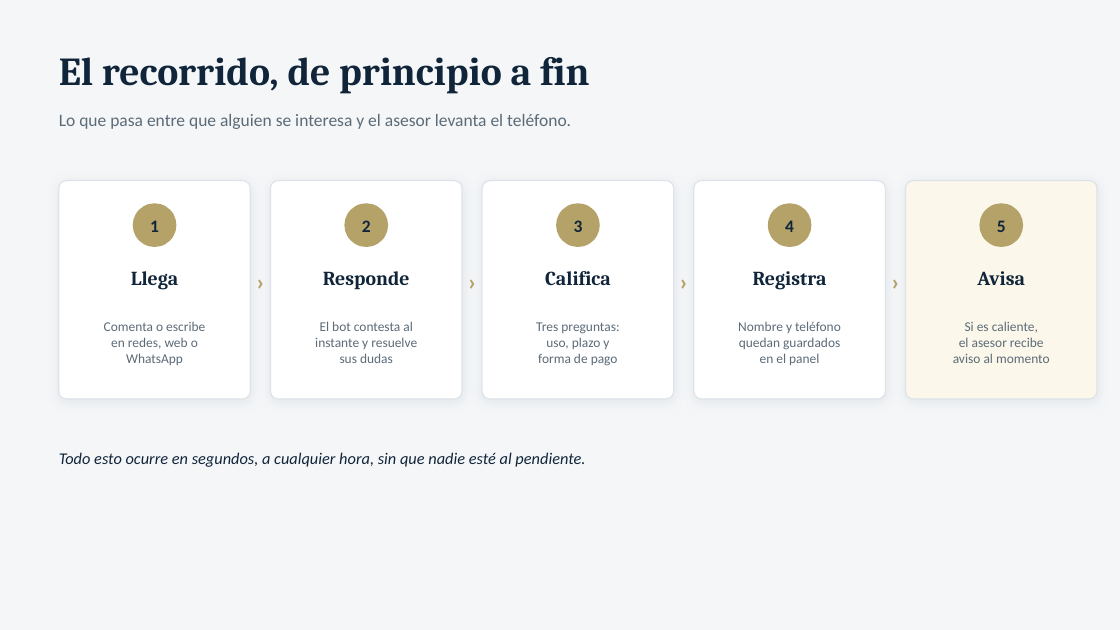
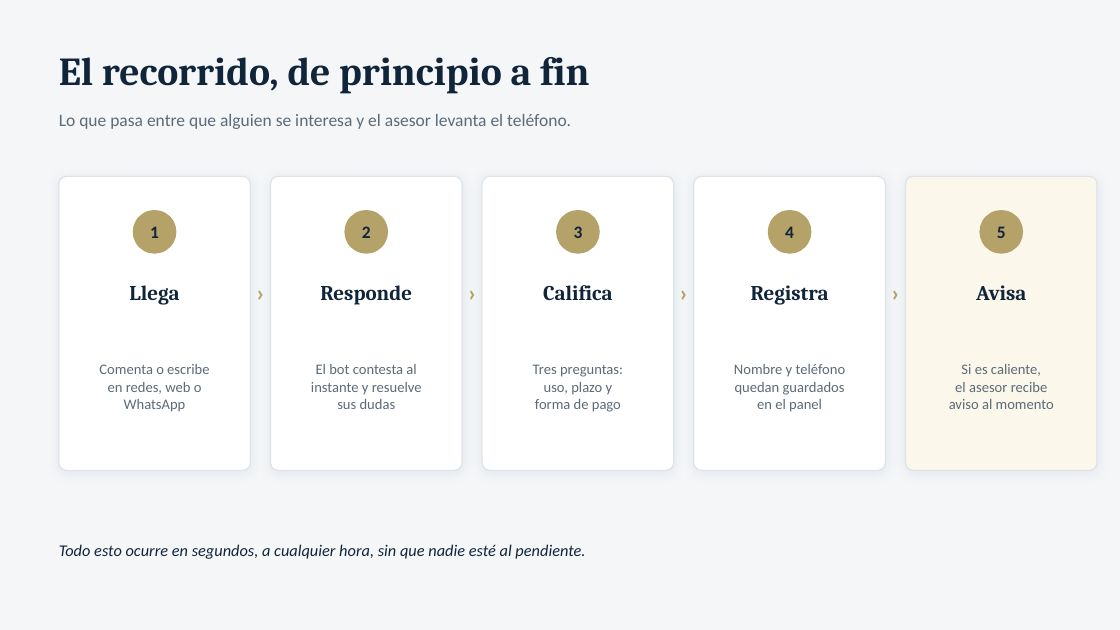
Before and after one commit to jjalwaysinnovating-star/Maderas, a slide deck: slide 3 of presentacion/sistema-ciudad-maderas.pptx. Drawn at 1120x630 pixels with LibreOffice and Linux fonts; fonts in the diff are those of the drawing. Boxes give left, top, right and bottom in pixels: in the first picture for what was removed or moved away, otherwise in the second. Text is boxed around its words. In the diff, an @@ line names an element or a change of style, - is before the commit and + after.

```diff
--- a/presentacion/sistema-ciudad-maderas.pptx
+++ b/presentacion/sistema-ciudad-maderas.pptx
@@ rounded rectangle: place and size @@
-rounded rectangle at (59,181,250,399)
+rounded rectangle at (59,176,250,471)
@@ rounded rectangle: place and size @@
-rounded rectangle at (271,181,462,399)
+rounded rectangle at (271,176,462,471)
@@ rounded rectangle: place and size @@
-rounded rectangle at (482,181,674,399)
+rounded rectangle at (482,176,674,471)
@@ rounded rectangle: place and size @@
-rounded rectangle at (694,181,886,399)
+rounded rectangle at (694,176,886,471)
@@ rounded rectangle: place and size @@
-rounded rectangle at (906,181,1097,399)
+rounded rectangle at (906,176,1097,471)
@@ 5 texts, 5 ellipses: place and size @@
-5 texts, 5 ellipses at (133,203,1023,247)
+5 texts, 5 ellipses at (133,210,1023,254)
@@ text "Llega": place and size @@
-text "Llega" at (131,271,178,290)
+text "Llega" at (129,285,179,305)
@@ text "Responde": place and size @@
-text "Responde" at (323,271,410,290)
+text "Responde" at (320,285,412,305)
@@ text "Califica": place and size @@
-text "Califica" at (545,271,611,285)
+text "Califica" at (543,285,613,301)
@@ text "Registra": place and size @@
-text "Registra" at (753,271,827,290)
+text "Registra" at (751,285,829,305)
@@ 4 texts: place and size @@
-4 texts at (250,265,906,298)
+4 texts at (250,276,906,309)
@@ size 17 to 18 pt in 5 elements at (129,285,179,305), (320,285,412,305), (543,285,613,301), (751,285,829,305), (976,285,1026,300) @@
@@ text "Avisa": place and size @@
-text "Avisa" at (977,271,1025,285)
+text "Avisa" at (976,285,1026,300)
@@ text "Comenta o escribe": place and size @@
-text "Comenta o escribe" at (104,322,205,365)
+text "Comenta o escribe" at (99,364,209,412)
@@ text "El bot contesta al": place and size @@
-text "El bot contesta al" at (315,321,417,363)
+text "El bot contesta al" at (311,364,422,409)
@@ text "Tres preguntas:": place and size @@
-text "Tres preguntas:" at (536,322,619,366)
+text "Tres preguntas:" at (533,364,623,412)
@@ text "Nombre y teléfono": place and size @@
-text "Nombre y teléfono" at (738,321,841,365)
+text "Nombre y teléfono" at (734,364,846,412)
@@ size 11.5 to 12.5 pt in 5 elements at (99,364,209,412), (311,364,422,409), (533,364,623,412), (734,364,846,412), (949,364,1054,409) @@
@@ text "Si es caliente,": place and size @@
-text "Si es caliente," at (953,321,1050,363)
+text "Si es caliente," at (949,364,1054,409)
@@ text "Todo esto ocurre en segundos, ...": place and size @@
-text "Todo esto ocurre en segundos, ..." at (59,452,585,467)
+text "Todo esto ocurre en segundos, ..." at (59,544,585,559)
```
Also in this commit, not shown: 14 other slides changed, 3 other files.
